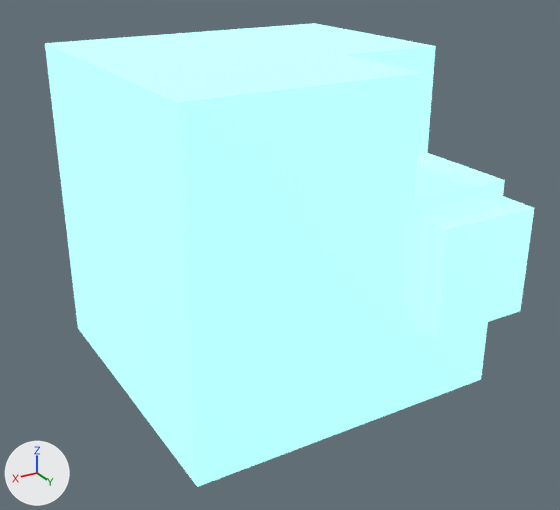
Before and after pictures for a commit that changed the glTF model models/cubes.gltf.
The view is the same before and after, from a 50 mm camera at (3.44, 5.99, 2.54) aimed at (0.09, 0.4, -0.26). Arrows for +X, +Y and +Z are at lower left; the lights stay in place. Where no turn or scale is listed for an object, it has been applied to the vertices.
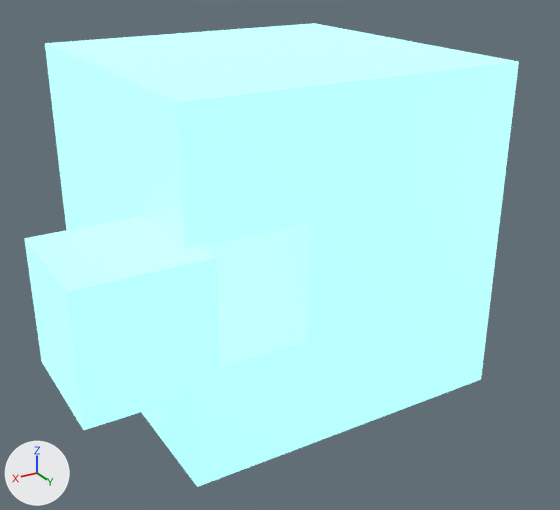
Changed parts and their boxes (x1, y1, x2, y2) in the pictures (560 x 510 px):
```json
{"object": "Box6.001", "change": "moved", "before": [131, 207, 309, 377], "after": [24, 216, 221, 430]}
{"object": "box211", "change": "moved", "before": [422, 196, 534, 339], "after": [348, 46, 519, 200]}
{"object": "Box6.013", "change": "unchanged, covered by the edit", "before": [100, 278, 148, 421], "after": [141, 411, 148, 421]}
{"object": "Box6.009", "change": "unchanged, covered by the edit", "before": [68, 243, 109, 369]}
```

Edits to the scene script, one JSON object a line:
```json
{"op": "set", "path": "ob_box6_001.location", "old": "(1.0, 1.0, 0.0)", "new": "(1.878, 1.231, 0.0)"}
{"op": "set", "path": "ob_box211.location", "old": "(-1.193, 1.193, -0.229)", "new": "(-1.0, 1.0, 1.0)"}
```
